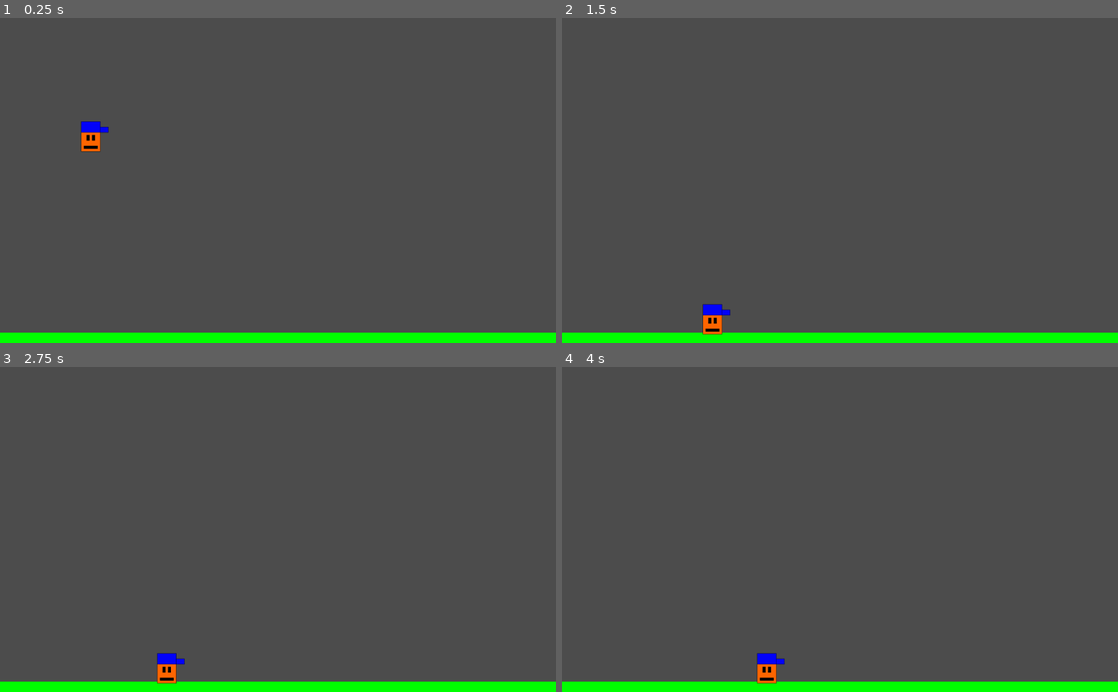
Above: before the commit, frames 1-4 (two rows, left to right).
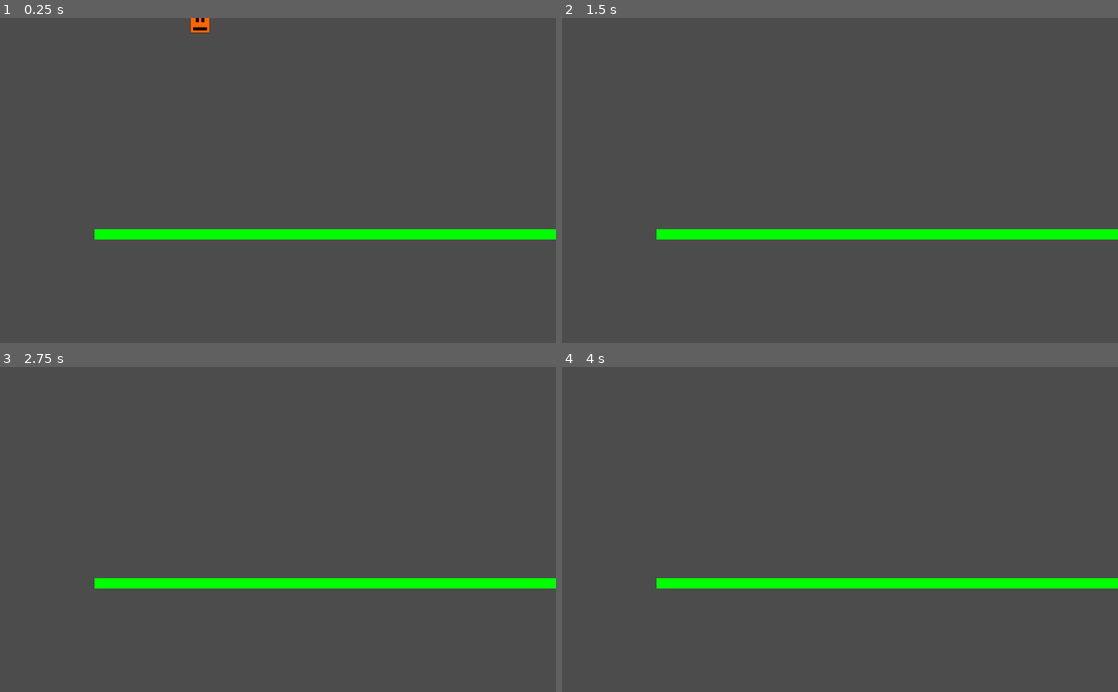
Above: after the commit, the same moments.

Repository: ckoparir/ricks_advanture
Game: Godot game, scene res://scenes/Level01.tscn
The game is run twice, just before and just after one commit, with the same random seed, the same clock (stepped at 60 frames per second) and the same inputs.
Inputs:
- Up to frame 1 (0.25 s): no input
- Up to frame 2 (1.5 s): hold K (right) 0.53-1.28 s; hold Space (jump, bound only after the commit) 0.53-1.28 s; hold J (left) from 1.28 s (still down); tap Space (jump, bound only after the commit) at 1.35 s
- Up to frame 3 (2.75 s): tap Space (jump, bound only after the commit) at 1.52, 1.82 s; release J (left) at 2.03 s; hold K (right) from 2.03 s (still down); hold Space (jump, bound only after the commit) from 2.03 s (still down)
- Up to frame 4 (4 s): release Space (jump, bound only after the commit) at 2.78 s; tap Space (jump, bound only after the commit) at 2.85, 3.02, 3.32 s; release K (right) at 3.53 s; hold J (left) from 3.53 s (still down); hold Space (jump, bound only after the commit) from 3.53 s (still down)

The runs differ from the first frame. In frame 1, 6.4% of the frame differs, in the area x 0-100%, y 0-100%; in frame 2, 6.2%; in frame 3, 6.2%; in frame 4, 6.2%.

Commit message:
jump effect added...

Diff:
--- a/project.godot
+++ b/project.godot
@@ -35,6 +35,11 @@
 , Object(InputEventKey,"resource_local_to_scene":false,"resource_name":"","device":0,"alt":false,"shift":false,"control":false,"meta":false,"command":false,"pressed":false,"scancode":16777233,"unicode":0,"echo":false,"script":null)
  ]
 }
+jump={
+"deadzone": 0.5,
+"events": [ Object(InputEventKey,"resource_local_to_scene":false,"resource_name":"","device":0,"alt":false,"shift":false,"control":false,"meta":false,"command":false,"pressed":false,"scancode":32,"unicode":0,"echo":false,"script":null)
+ ]
+}
 
 [rendering]
 
--- a/scenes/Level01.tscn
+++ b/scenes/Level01.tscn
@@ -6,8 +6,8 @@
 [node name="Level01" type="Node2D"]
 
 [node name="Platform" parent="." instance=ExtResource( 2 )]
-position = Vector2( 506.054, 591.096 )
+position = Vector2( 745.056, 400 )
 scale = Vector2( 8, 1 )
 
 [node name="Rick" parent="." instance=ExtResource( 1 )]
-position = Vector2( 171.825, 140.03 )
+position = Vector2( 371.229, -62.2025 )
--- a/scenes/Rick.tscn
+++ b/scenes/Rick.tscn
@@ -1,21 +1,22 @@
-[gd_scene load_steps=3 format=2]
+[gd_scene load_steps=4 format=2]
 
 [ext_resource path="res://assets/rick.svg" type="Texture" id=1]
 [ext_resource path="res://scripts/Rick.gd" type="Script" id=2]
 
+[sub_resource type="RectangleShape2D" id=1]
+extents = Vector2( 36.0735, 55.2344 )
+
 [node name="Rick" type="KinematicBody2D"]
 scale = Vector2( 0.5, 0.5 )
 script = ExtResource( 2 )
-__meta__ = {
-"_edit_group_": true
-}
 Speed = 200
 
-[node name="CollisionPolygon2D" type="CollisionPolygon2D" parent="."]
-position = Vector2( -5.2556, 3.99426 )
-build_mode = 1
-polygon = PoolVector2Array( 31.2556, -31.9943, 31.2556, -51.9943, -40.7444, -51.9943, -40.7444, 62.0057, 33.2556, 62.0057, 33.2556, -11.9943, 61.2556, -11.9943, 61.2556, -31.9943 )
+[node name="Sprite" type="Sprite" parent="."]
+texture = ExtResource( 1 )
+__meta__ = {
+"_edit_lock_": true
+}
 
-[node name="Sprite" type="Sprite" parent="."]
-position = Vector2( -3.77379, 2.84756 )
-texture = ExtResource( 1 )
+[node name="CollisionShape2D" type="CollisionShape2D" parent="."]
+position = Vector2( -5.3454, 5.3454 )
+shape = SubResource( 1 )
--- a/scripts/Rick.gd
+++ b/scripts/Rick.gd
@@ -1,7 +1,9 @@
 extends KinematicBody2D
 
 var velocity = Vector2(0,0)
-export var Speed = 150
+export var Speed = 180
+const GRAVITY = 30
+const JUMP_FORCE = -500
 
 func _physics_process(delta):
 	if Input.is_action_pressed("left"):
@@ -9,6 +11,10 @@
 	if Input.is_action_pressed("right"):
 		velocity.x = Speed
 
-	velocity.y = 300
-	move_and_slide(velocity)
-	velocity.x = lerp(velocity.x,0,0.15)
+	velocity.y = velocity.y + GRAVITY
+
+	if Input.is_action_pressed("jump"):
+		velocity.y = JUMP_FORCE
+
+	velocity = move_and_slide(velocity)
+	velocity.x = lerp(velocity.x,0,0.1)
